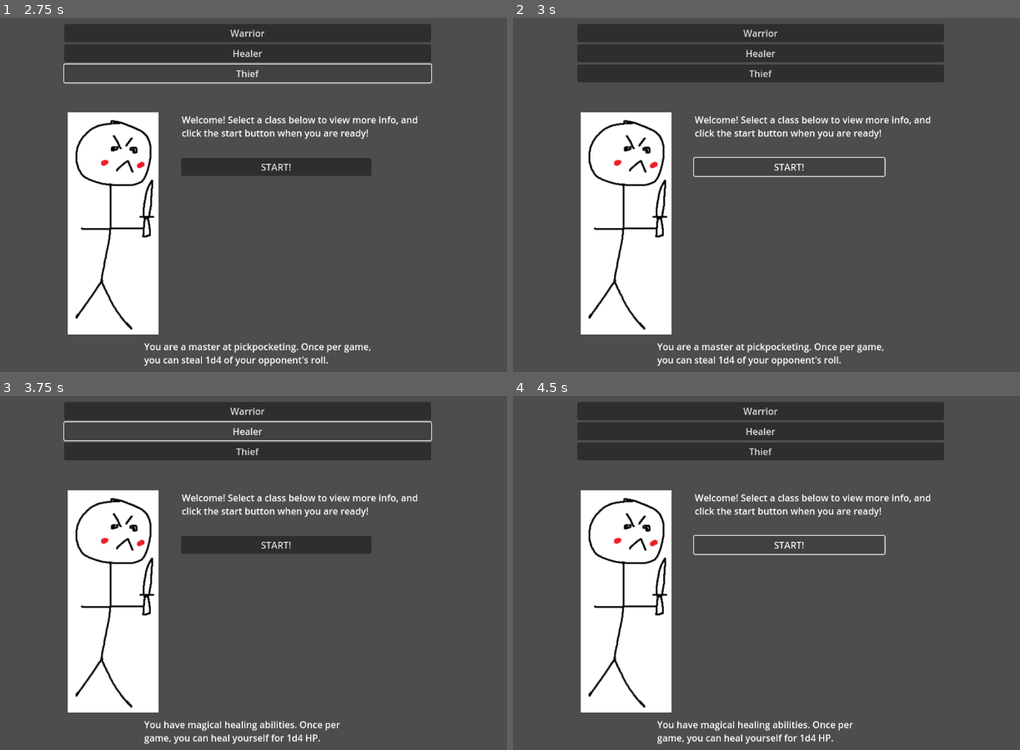
Above: before the commit, frames 1-4 (two rows, left to right).
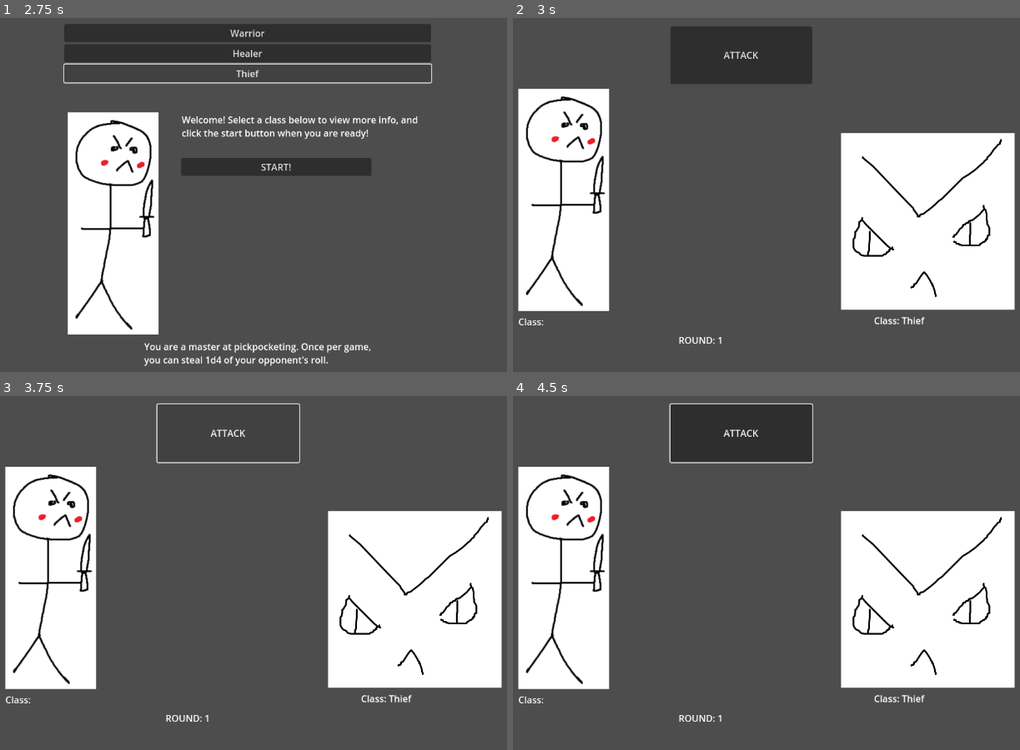
Above: after the commit, the same moments.

Repository: Frisaf/brawl_visual
Game: Godot game, scene res://Scenes/character_choice.tscn
Two runs of this game, one before a commit and one after it. Both use one fixed random seed, a clock stepped at 60 frames per second and the inputs below.
Inputs (mouse positions are in pixels of both pictures, inside the frame that each line leads up to):
- Up to frame 1 (2.75 s): click "Warrior" at 0.5 s; click "Healer" at 1.25 s; click "Thief" at 2 s
- Up to frame 2 (3 s): click "START!" at 2.75 s
- Up to frame 3 (3.75 s): click (228, 434) at 3.5 s, where only the run after the commit has a clickable "ATTACK"
- Up to frame 4 (4.5 s): click (791, 544) at 4.25 s, where only the run before the commit has a clickable "START!"

Frame 1 is identical in both runs. In frame 2, 43% of the frame differs, in the area x 0-100%, y 1-99%; in frame 3, 43%; in frame 4, 43%.

Commit message:
added more functionality to game logic, start

Diff:
--- a/Scenes/character_choice.tscn
+++ b/Scenes/character_choice.tscn
@@ -74,3 +74,4 @@
 [connection signal="pressed" from="Choices/Buttons/warrior_button" to="." method="_on_warrior_button_pressed"]
 [connection signal="pressed" from="Choices/Buttons/healer_button" to="." method="_on_healer_button_pressed"]
 [connection signal="pressed" from="Choices/Buttons/thief_button" to="." method="_on_thief_button_pressed"]
+[connection signal="pressed" from="start_button" to="." method="_on_start_button_pressed"]
--- a/Scenes/game.gd
+++ /dev/null
@@ -1 +0,0 @@
-extends Node2D
--- /dev/null
+++ b/Scenes/game.tscn
@@ -0,0 +1,44 @@
+[gd_scene load_steps=4 format=3 uid="uid://buhwjbjnoa31m"]
+
+[ext_resource type="Script" uid="uid://dtsov1coydqb2" path="res://Scripts/game.gd" id="1_wrm1d"]
+[ext_resource type="Texture2D" uid="uid://do5fu0nubqs27" path="res://Resources/Demo Character.png" id="2_3dryh"]
+[ext_resource type="Texture2D" uid="uid://brdiuwmrgn2fv" path="res://Resources/Demo Enemy.png" id="3_wowpa"]
+
+[node name="Game" type="Node2D"]
+script = ExtResource("1_wrm1d")
+
+[node name="DemoCharacter" type="Sprite2D" parent="."]
+position = Vector2(169, 317)
+texture = ExtResource("2_3dryh")
+
+[node name="DemoEnemy" type="Sprite2D" parent="."]
+position = Vector2(798, 354)
+texture = ExtResource("3_wowpa")
+
+[node name="RoundIndicator" type="RichTextLabel" parent="."]
+offset_left = 367.0
+offset_top = 548.0
+offset_right = 504.135
+offset_bottom = 588.0
+text = "ROUND: "
+
+[node name="PlayerClass" type="RichTextLabel" parent="."]
+offset_left = 90.0
+offset_top = 516.0
+offset_right = 256.0
+offset_bottom = 556.0
+text = "Class: "
+
+[node name="EnemyClass" type="RichTextLabel" parent="."]
+offset_left = 705.0
+offset_top = 514.0
+offset_right = 871.0
+offset_bottom = 554.0
+text = "Class: "
+
+[node name="AttackButton" type="Button" parent="."]
+offset_left = 353.0
+offset_top = 16.0
+offset_right = 598.0
+offset_bottom = 116.0
+text = "ATTACK"
--- a/Scripts/character_choice.gd
+++ b/Scripts/character_choice.gd
@@ -28,3 +28,7 @@
 	healer_info.visible = false
 	thief_info.visible = true
 	start_button.visible = true
+
+func _on_start_button_pressed() -> void:
+	player_class = selected_class
+	get_tree().change_scene_to_file("res://Scenes/game.tscn")
--- /dev/null
+++ b/Scripts/game.gd
@@ -0,0 +1,16 @@
+extends Node2D
+
+@onready var round_indicator: RichTextLabel = $RoundIndicator
+@onready var player_class_label: RichTextLabel = $PlayerClass
+@onready var enemy_class_label: RichTextLabel = $EnemyClass
+
+const CLASSES = ["Warrior", "Healer", "Thief"]
+
+var enemy_class = CLASSES[randi() % CLASSES.size()]
+var round = 1
+var enemy_hp = 20
+
+func _ready() -> void:
+	round_indicator.append_text(str(round))
+	player_class_label.append_text(CharacterChoice.player_class)
+	enemy_class_label.append_text(enemy_class)
--- a/Scripts/game.tscn
+++ /dev/null
@@ -1,23 +0,0 @@
-[gd_scene load_steps=4 format=3 uid="uid://buhwjbjnoa31m"]
-
-[ext_resource type="Script" uid="uid://be3f31ixi06q3" path="res://Scenes/game.gd" id="1_k4e5c"]
-[ext_resource type="Texture2D" uid="uid://do5fu0nubqs27" path="res://Resources/Demo Character.png" id="2_vsxbn"]
-[ext_resource type="Texture2D" uid="uid://brdiuwmrgn2fv" path="res://Resources/Demo Enemy.png" id="3_0p57j"]
-
-[node name="Game" type="Node2D"]
-script = ExtResource("1_k4e5c")
-
-[node name="DemoCharacter" type="Sprite2D" parent="."]
-position = Vector2(169, 317)
-texture = ExtResource("2_vsxbn")
-
-[node name="DemoEnemy" type="Sprite2D" parent="."]
-position = Vector2(798, 354)
-texture = ExtResource("3_0p57j")
-
-[node name="Button" type="Button" parent="."]
-offset_left = 324.0
-offset_top = 19.0
-offset_right = 569.0
-offset_bottom = 119.0
-text = "ATTACK"
Not shown, removed: Scenes/game.gd.uid
Not shown, added: Scripts/game.gd.uid
